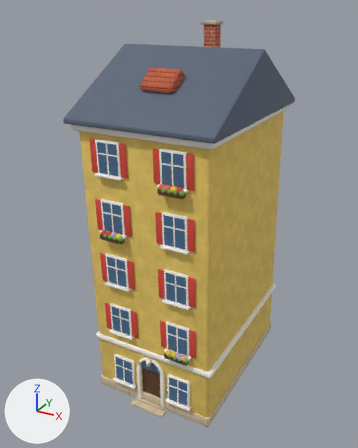
Before and after pictures for a commit that changed the glTF model assets/architecture/house_b.gltf.
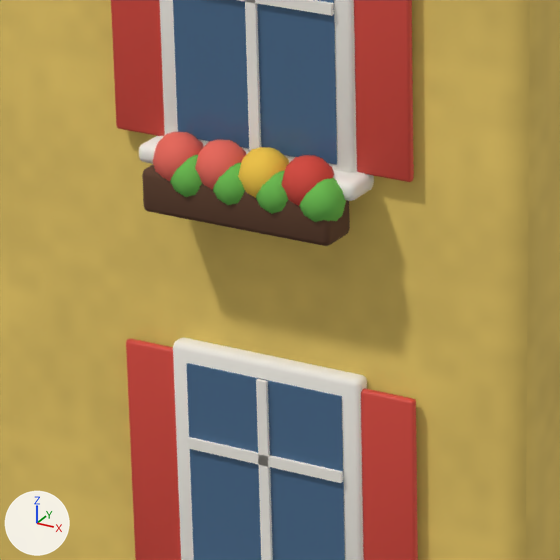
The first picture shows the older version from a 50 mm camera at (11.8, -23.3, 20.7) aimed at (-0.7, -0.6, 9.3). The close-ups show the older and then the newer version on the part from 39% to 60% of the width and 37% to 54% of the height of that picture. Only the edits that show in the close-ups are written down. Every picture has the same lights, and +X, +Y and +Z are marked at lower left. Objects named as collision shapes, trigger or cutter boxes, shadow casters or lower levels of detail are left out. Where no turn or scale is listed for an object, it has been applied to the vertices. Vertices at exactly the same position are counted once.

In view in the first close-up: 'house_b_mesh'.
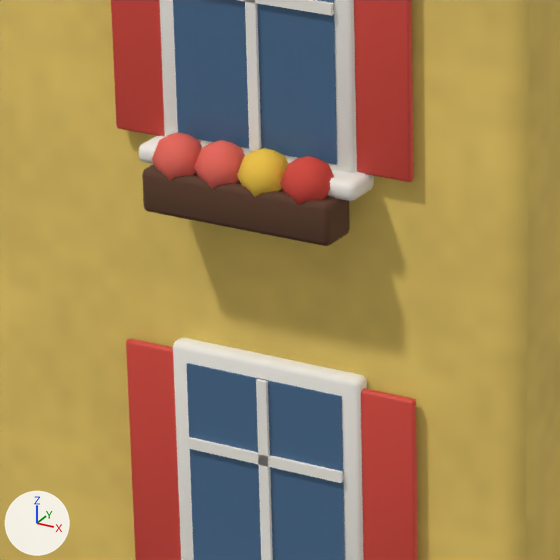
Pixel boxes (x1, y1, x2, y2) of what changed, in the close-ups (560 x 560 px):
part 1 of me_house_b_mesh, cut back
    before: (153, 132, 346, 222)
    after: (159, 132, 326, 205)

The change in detail:
me_house_b_mesh is used by ob_house_b_mesh; location (0.0, 0.0, 0.0).
me_house_b_mesh had 5456 vertices, 10300 faces and spanned x -4.3..3.6, y -5.7..5.4, z 0.0..20.0.
me_house_b_mesh now has 3600 vertices, 6796 faces and spans x -4.3..3.6, y -5.7..5.4, z 0.0..20.0.
me_house_b_mesh part 1: 11 vertices moved within x 1.1..2.1, y -5.4, z 13.1..13.4; 256 vertices removed from x 0.9..2.2, y -5.5..-5.2, z 13.0..13.4.
Other edits to the shape of me_house_b_mesh do not show in these pictures.
me_house_b_mesh no longer uses material mat_leaf (green #6cbf4f).
